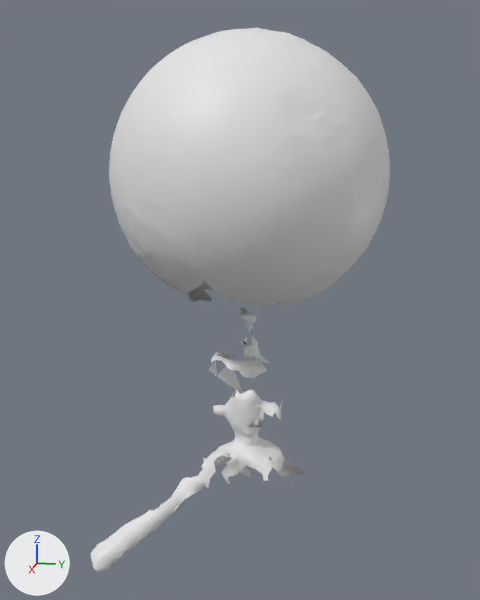
An edit to the OBJ model res/Metalsphere/Gridtest_2_0_0.000001.obj, drawn before and after from the same camera.
The view is the same before and after, from a 50 mm lens placed at (1113.0, 546.0, 114.0), pointed at (360.0, 395.0, -75.0). Every picture has the same lights, and +X, +Y and +Z are marked at lower left. Materials are left out; every surface is plain grey. Where no turn or scale is listed for an object, it has been applied to the vertices.

Objects in the first picture: 'Gridtest_2_0_0.000001'.
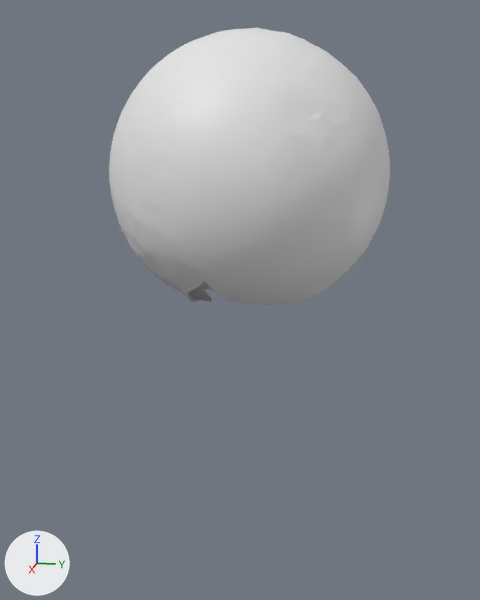
What the commit changed:
me_gridtest_2_0_0_000001 has 17280 vertices, 34277 faces and spans x 190.0..538.0, y 228.0..560.0, z -401.0..223.0.
me_gridtest_2_0_0_000001 is used by ob_gridtest_2_0_0_000001; location (0.0, 0.0, 0.0).
me_gridtest_2_0_0_000001 part 1: the loose piece of 1226 vertices spanning x 328.0..463.0, y 228.0..454.0, z -401.0..-78.0 is deleted.
me_gridtest_2_0_0_000001 part 2: the loose piece of 30 vertices spanning x 190.0..266.0, y 415.0..466.0, z -389.0..-327.0 is deleted.

What differs and where, as boxes (x1, y1, x2, y2) in the pictures (480 x 600 px):
'Gridtest_2_0_0.000001', reshaped (6% narrower, 49% shorter): before (90, 27, 390, 573); after (109, 27, 390, 306)
part 1 of me_gridtest_2_0_0_000001, deleted: before (90, 308, 284, 573)
part 2 of me_gridtest_2_0_0_000001, deleted: before (277, 461, 305, 484)
